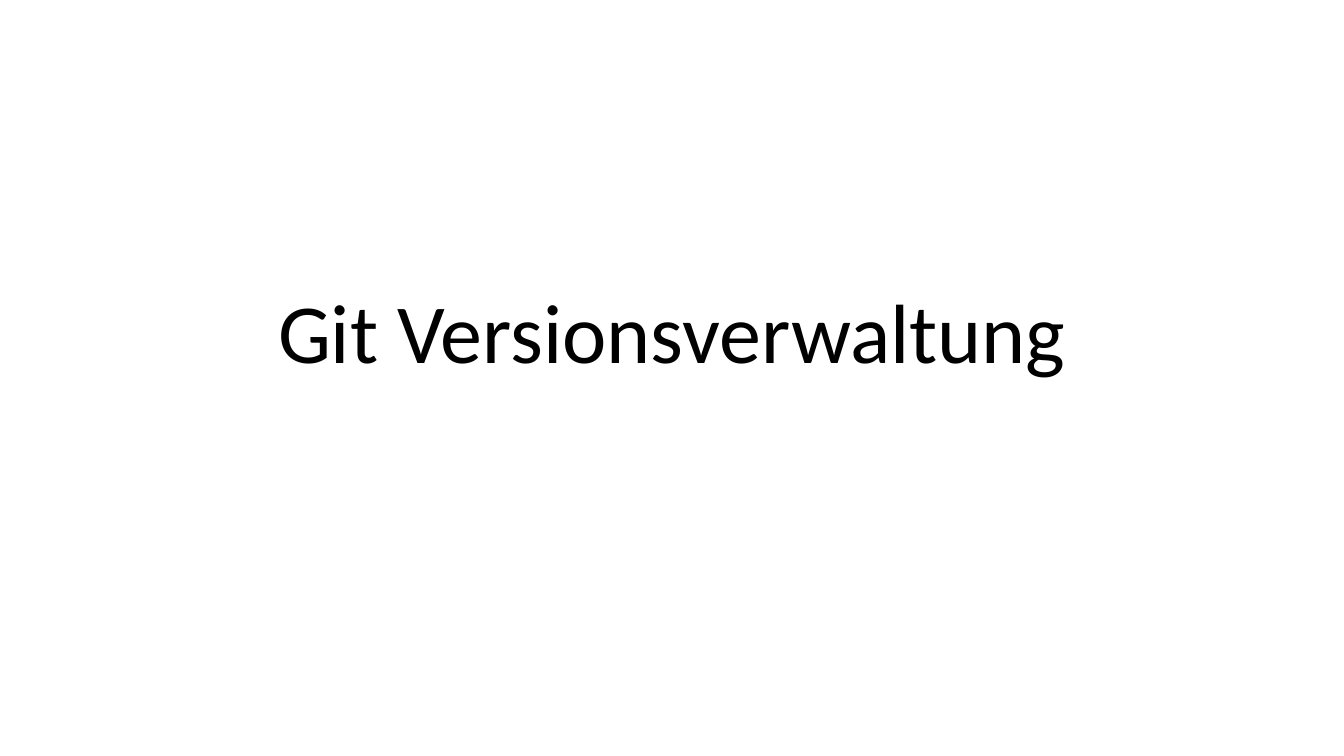
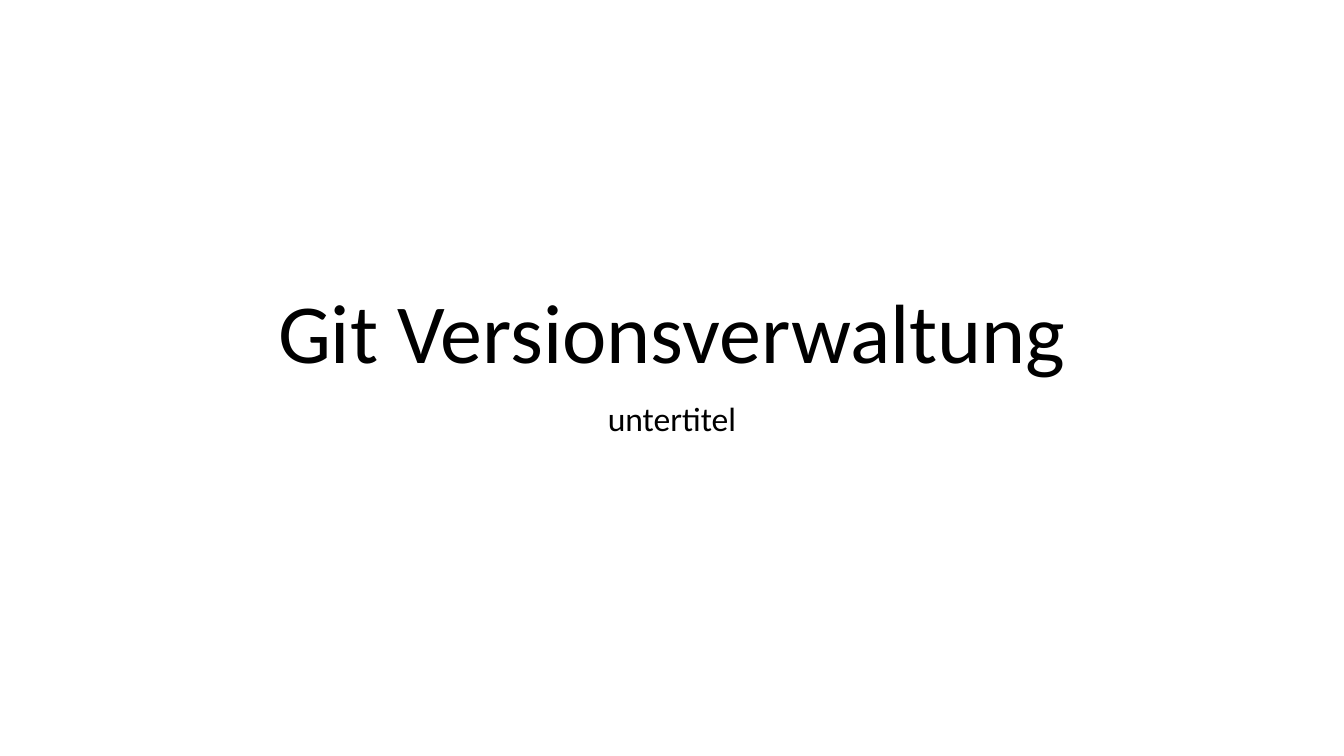
Before and after one commit to jklocke/hello-world, a slide deck: slide 1 of Git Versionsverwaltung.pptx. Drawn at 1344x756 pixels with LibreOffice and Linux fonts; fonts in the diff are those of the drawing. Boxes give left, top, right and bottom in pixels: in the first picture for what was removed or moved away, otherwise in the second. Text is boxed around its words. In the diff, an @@ line names an element or a change of style, - is before the commit and + after.

Commit message:
untertitel eingefügt

```diff
--- a/Git Versionsverwaltung.pptx
+++ b/Git Versionsverwaltung.pptx
@@ subtitle added at [608, 407, 736, 432], 24 pt, text #000000 @@
+untertitel
```
